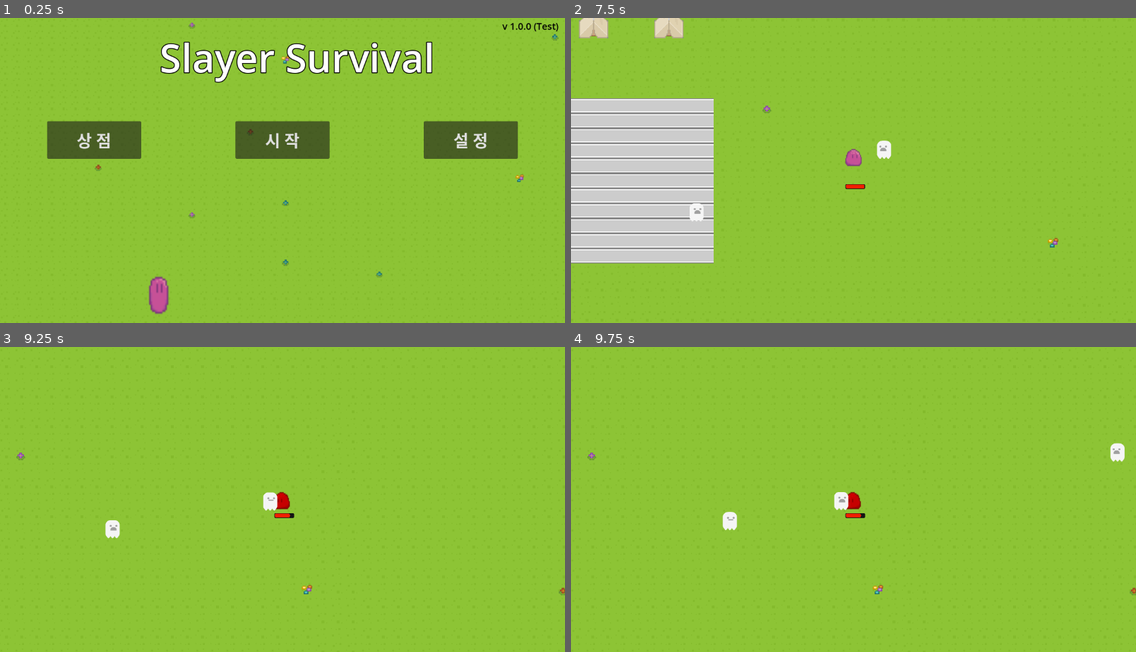
Above: before the commit, frames 1-4 (two rows, left to right).
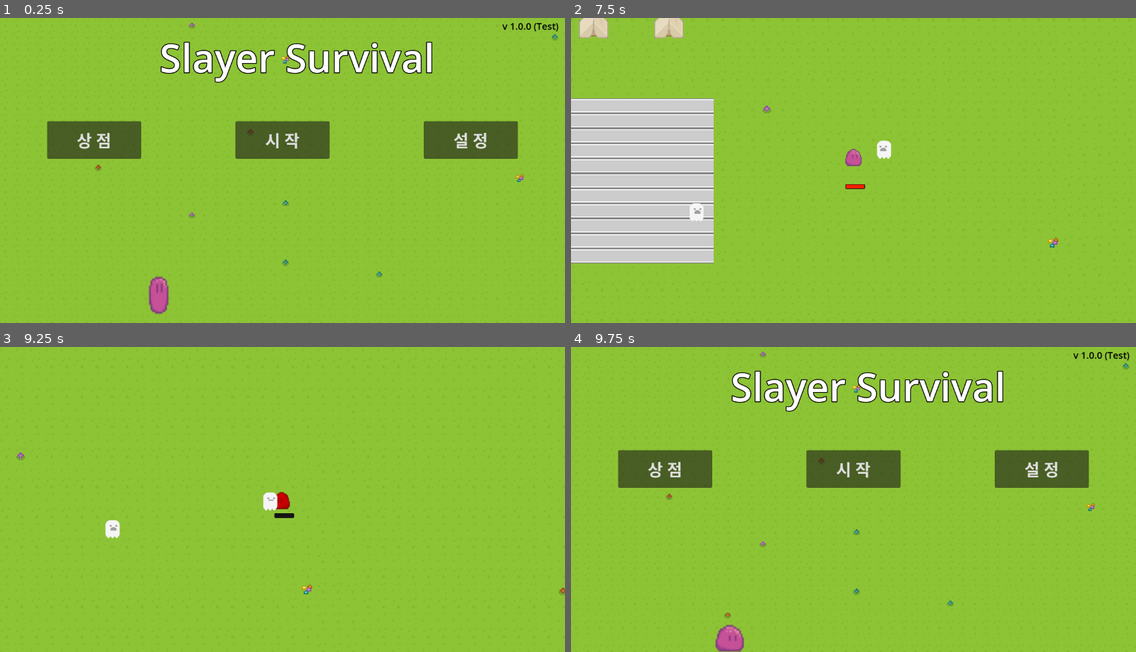
Above: after the commit, the same moments.

Repository: GroMoon/Git_Project
Game: Godot game, scene res://dynamic/5_title_screen/menu.tscn
Same seed, same stepped clock (60 frames per second), same inputs: the game is played once before the commit and once after it. Sound files missing from this copy of the repository are replaced by a short silence.
Inputs (mouse positions are in pixels of both pictures, inside the frame that each line leads up to):
- Up to frame 1 (0.25 s): no input
- Up to frame 2 (7.5 s): click "시 작" at 0.5 s; tap Enter at 1.25 s; move the mouse to (825, 231) at 1.27 s; hold D (right) 1.28-2.78 s; tap W (up) at 1.52, 2.27, 3.77, 4.52, 5.27, 6.77 s; move the mouse to (1023, 216) at 2.02 s; move the mouse to (684, 124) at 2.77 s; hold A (left) 2.78-5.03 s; move the mouse to (881, 170) at 3.52 s; move the mouse to (768, 94) at 4.27 s; move the mouse to (977, 155) at 5.02 s; hold D (right) from 5.03 s (still down); move the mouse to (740, 185) at 5.77 s; move the mouse to (910, 103) at 6.52 s; move the mouse to (825, 231) at 7.27 s
- Up to frame 3 (9.25 s): tap W (up) at 7.52, 8.27 s; move the mouse to (452, 545) at 8.02 s; move the mouse to (113, 453) at 8.77 s; release D (right) at 8.78 s; hold A (left) from 8.78 s (still down)
- Up to frame 4 (9.75 s): keep holding A (left); move the mouse to (881, 499) at 9.52 s

Frames 1-2 are identical in both runs. In frame 3, less than 0.1% of the frame differs, in the area x 48-52%, y 54-56%; in frame 4, 10%, in the area x 2-100%, y 1-100%.

Commit message:
=== [COMMON-007] [BUGFIX] 게임오버 소리

Diff:
--- a/SlayerSurvival/dynamic/Slime.gd
+++ b/SlayerSurvival/dynamic/Slime.gd
@@ -19,7 +19,7 @@
 @onready var hp_bar = get_node("BaseUI/HpBar")
 
 # hp 설정 (체력 value 관리)
-var max_hp = 50.0
+var max_hp = 10.0
 var hp = max_hp:	#TODO 왜 변수가 함수처럼 쓰이는지 어떤 경우 그렇게 쓰이는지 확인 필요
 	set(value):
 		hp = value
@@ -85,6 +85,7 @@
 	# die (hp <= 0)
 	if hp <= 0:
 		$gameover.play()
+		await get_tree().create_timer($gameover.stream.get_length()).timeout
 		get_tree().change_scene_to_file("res://dynamic/5_title_screen/menu.tscn")
 
 # 피해 입은 후(damage  timer timeout)
